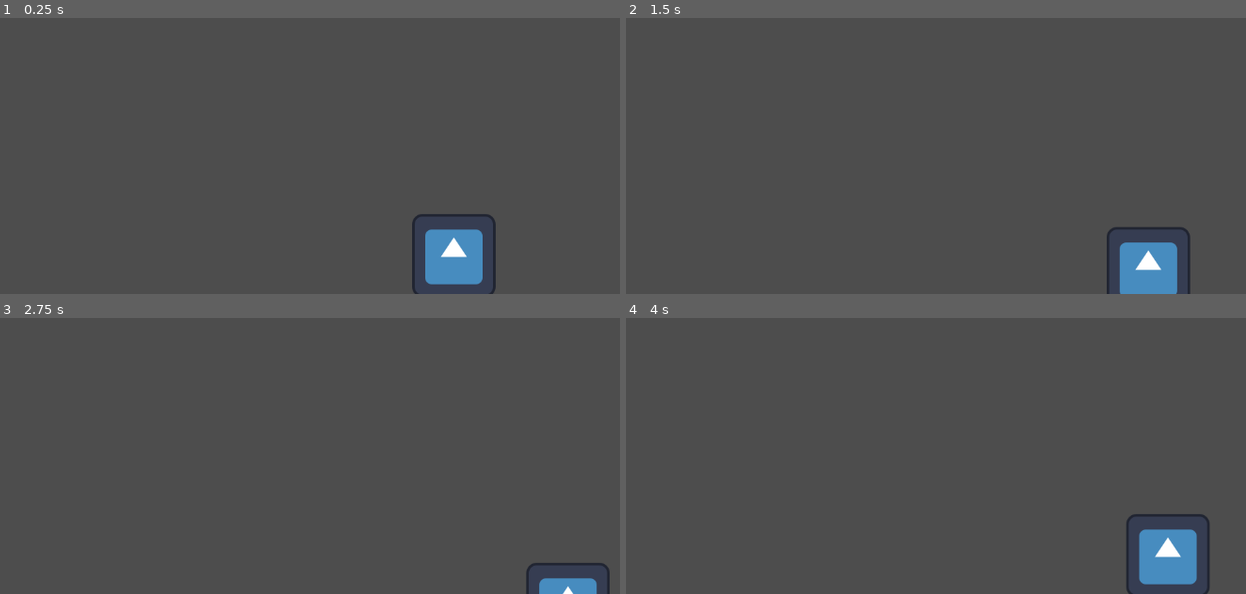
Above: before the commit, frames 1-4 (two rows, left to right).
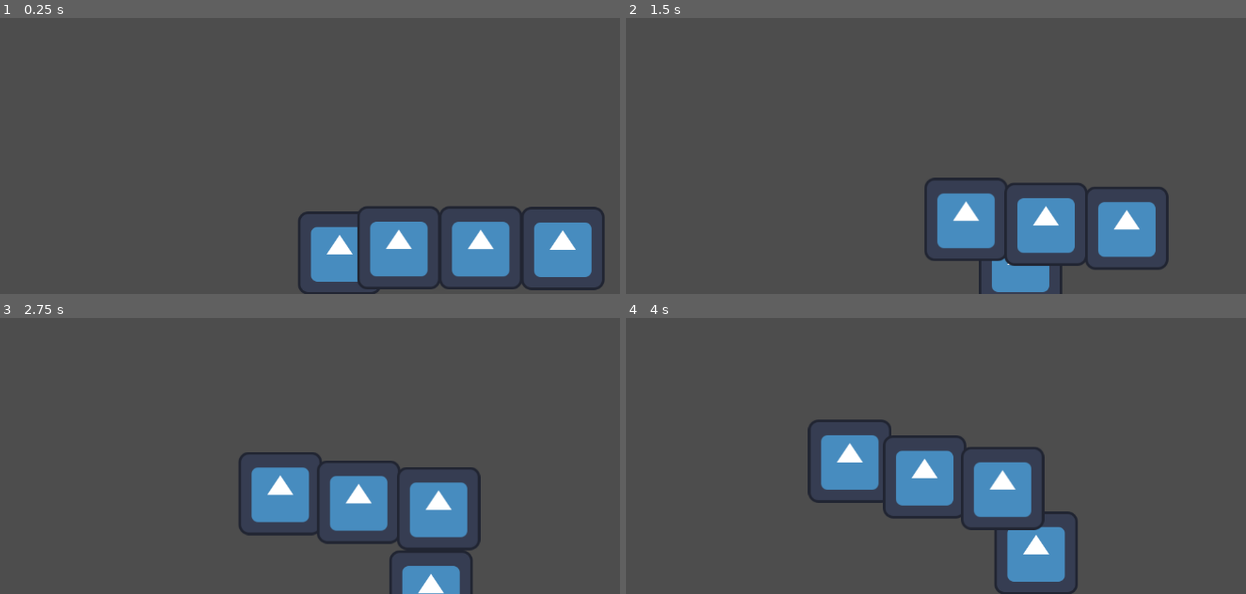
Above: after the commit, the same moments.

Repository: Naverbetter/snake_game
Game: Godot game, scene res://main.tscn
Same seed, same stepped clock (60 frames per second), same inputs: the game is played once before the commit and once after it. The engine's default icon, where the game draws it, is replaced by a stand-in: a white triangle on a blue panel in a dark square.
Inputs:
- Up to frame 1 (0.25 s): no input
- Up to frame 2 (1.5 s): hold Right (ui_right) 0.53-1.28 s; hold Down (ui_down) from 1.28 s (still down)
- Up to frame 3 (2.75 s): release Down (ui_down) at 2.03 s; hold Right (ui_right) from 2.03 s (still down)
- Up to frame 4 (4 s): release Right (ui_right) at 2.78 s; hold Up (ui_up) 2.78-3.53 s; hold Left (ui_left) from 3.53 s (still down)

The runs differ from the first frame. In frame 1, 9.1% of the frame differs, in the area x 48-98%, y 68-100%; in frame 2, 9.2%; in frame 3, 9.0%; in frame 4, 11%, in the area x 29-95%, y 36-100%.

Commit message:
Snake head & body commit

Diff:
--- /dev/null
+++ b/main.gd
@@ -0,0 +1,21 @@
+extends Node2D
+
+func _process(delta):
+	var head = $SnakeHead
+	var bodies = [$SnakeBody, $SnakeBody2, $SnakeBody3]
+
+	for i in range(bodies.size()):
+		var body = bodies[i]
+
+		# body가 snake_body.gd를 가지고 있는지 확인
+		if body.has_method("set_target_position"):
+			var index = (i + 1) * 10
+
+			print("=== body ===")
+			print("이름:", body.name)
+			print("인덱스:", index)
+			print("position_history size:", head.position_history.size())
+			print("---")
+
+			if head.position_history.size() > index:
+				body.set_target_position(head.position_history[index])
--- a/main.tscn
+++ b/main.tscn
@@ -1,8 +1,20 @@
-[gd_scene load_steps=2 format=3 uid="uid://c4r325lwamsjh"]
+[gd_scene load_steps=4 format=3 uid="uid://c4r325lwamsjh"]
 
 [ext_resource type="PackedScene" uid="uid://dmhehgqwb2jmv" path="res://snake_head.tscn" id="1_2qia5"]
+[ext_resource type="Script" path="res://main.gd" id="1_n1tsm"]
+[ext_resource type="PackedScene" uid="uid://csodvfue7yem1" path="res://snake_body.tscn" id="2_fqdev"]
 
 [node name="Main" type="Node2D"]
+script = ExtResource("1_n1tsm")
 
 [node name="SnakeHead" parent="." instance=ExtResource("1_2qia5")]
-position = Vector2(300, 300)
+position = Vector2(130, 296)
+
+[node name="SnakeBody" parent="." instance=ExtResource("2_fqdev")]
+position = Vector2(791, 585)
+
+[node name="SnakeBody2" parent="." instance=ExtResource("2_fqdev")]
+position = Vector2(917, 584)
+
+[node name="SnakeBody3" parent="." instance=ExtResource("2_fqdev")]
+position = Vector2(1043, 584)
--- /dev/null
+++ b/snake_body.gd
@@ -0,0 +1,10 @@
+extends Node2D
+
+var target_position: Vector2 = Vector2.ZERO
+
+func _process(delta):
+	if position.distance_to(target_position) > 0.1:  # 너무 가깝지 않을 때만 이동
+		position = position.move_toward(target_position, 80 * delta)  # 속도 ↓
+
+func set_target_position(pos: Vector2):
+	target_position = pos
--- /dev/null
+++ b/snake_body.tscn
@@ -0,0 +1,10 @@
+[gd_scene load_steps=3 format=3 uid="uid://csodvfue7yem1"]
+
+[ext_resource type="Script" path="res://snake_body.gd" id="1_0mk1r"]
+[ext_resource type="Texture2D" uid="uid://c3rbum34fo8x7" path="res://icon.svg" id="1_6r4hl"]
+
+[node name="SnakeBody" type="Node2D"]
+script = ExtResource("1_0mk1r")
+
+[node name="Sprite2D" type="Sprite2D" parent="."]
+texture = ExtResource("1_6r4hl")
--- a/snake_head.gd
+++ b/snake_head.gd
@@ -1,17 +1,36 @@
 extends Node2D
 
-var speed = 100
+var speed = 80
 var direction = Vector2.RIGHT
+var position_history: Array = []
 
-func _process(delta):
+func _ready():
+	# 처음 시작할 때 현재 위치를 100개 채워 넣음
+	for i in range(100):
+		position_history.append(position)
+
+func _physics_process(delta):  # 물리 프레임에서 처리
 	position += direction * speed * delta
 
+	# head가 지나온 위치 저장
+	position_history.insert(0, position)
+	if position_history.size() > 100:
+		position_history.resize(100)
+
+	# 🧪 디버깅용 로그: 15프레임마다 한 번 출력
+	if Engine.get_frames_drawn() % 15 == 0:
+		print("--- SnakeHead 디버깅 ---")
+		print("현재 위치:", position)
+		print("position_history[0]:", position_history[0])
+		print("position_history[10]:", position_history[10] if position_history.size() > 10 else "없음")
+		print("position_history size:", position_history.size())
+
 func _unhandled_input(event):
-	if event.is_action_pressed("ui_up"):
+	if event.is_action_pressed("ui_up") and direction != Vector2.DOWN:
 		direction = Vector2.UP
-	elif event.is_action_pressed("ui_down"):
+	elif event.is_action_pressed("ui_down") and direction != Vector2.UP:
 		direction = Vector2.DOWN
-	elif event.is_action_pressed("ui_left"):
+	elif event.is_action_pressed("ui_left") and direction != Vector2.RIGHT:
 		direction = Vector2.LEFT
-	elif event.is_action_pressed("ui_right"):
+	elif event.is_action_pressed("ui_right") and direction != Vector2.LEFT:
 		direction = Vector2.RIGHT
Not shown: 1 places in snake_head.tscn that only renumber resources
